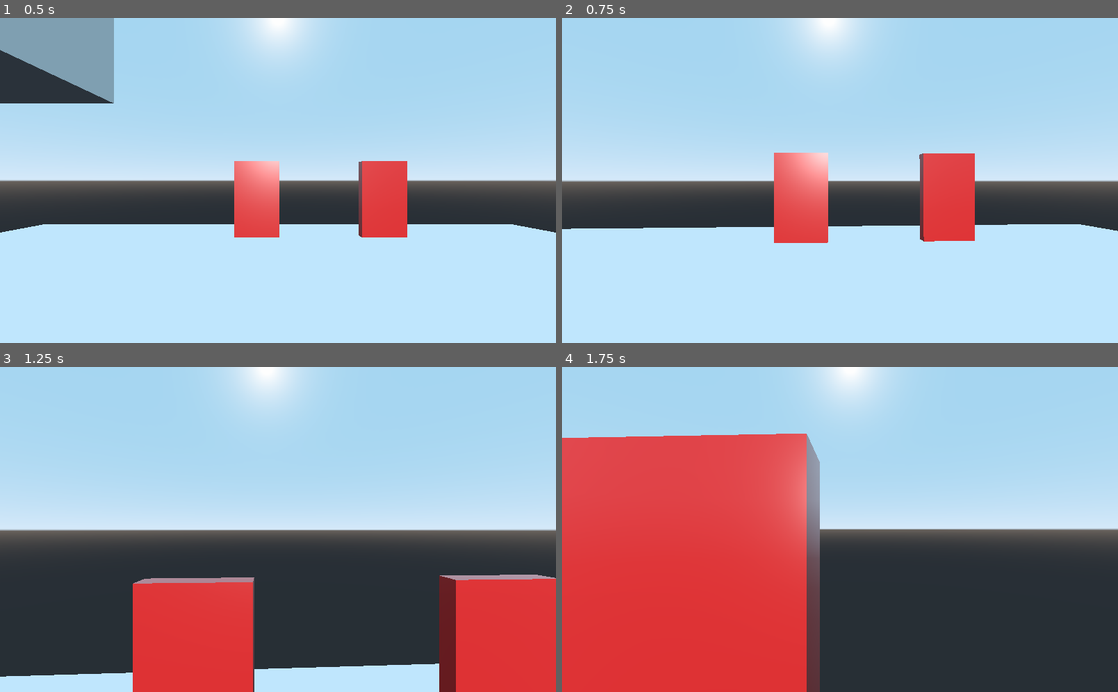
Above: before the commit, frames 1-4 (two rows, left to right).
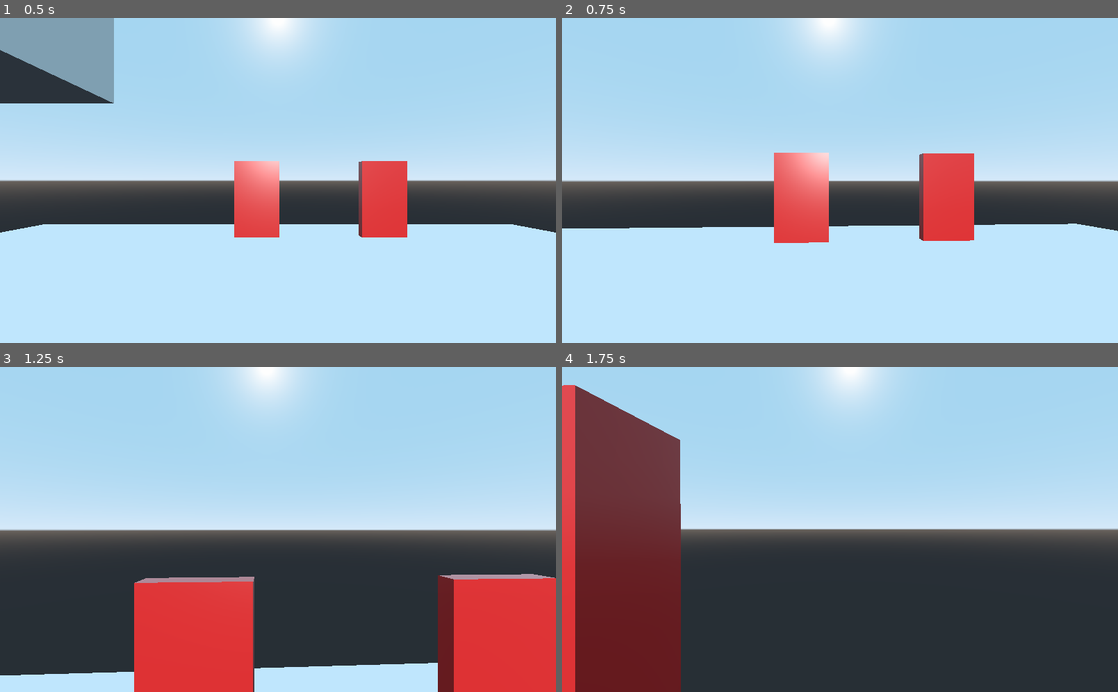
Above: after the commit, the same moments.

Repository: alizardguy/Godot-3D-test-game
Game: Godot game, scene res://Scenes/debugScene.tscn
Same seed, same stepped clock (60 frames per second), same inputs: the game is played once before the commit and once after it.
Inputs (mouse positions are in pixels of both pictures, inside the frame that each line leads up to):
- Up to frame 1 (0.5 s): no input
- Up to frame 2 (0.75 s): tap Enter at 0.5 s; move the mouse to (867, 180) at 0.52 s; hold W (move_forward) from 0.53 s (still down); tap C (move_crouch) at 0.6 s
- Up to frame 3 (1.25 s): keep holding W (move_forward); tap Space (move_jump) at 0.77 s
- Up to frame 4 (1.75 s): keep holding W (move_forward); move the mouse to (812, 529) at 1.27 s; tap E (player_interact) at 1.35 s; tap Space (move_jump) at 1.52 s

Frame 1 is identical in both runs. In frame 2, 0.1% of the frame differs, in the area x 0-100%, y 41-70%; in frame 3, 0.6%; in frame 4, 36%, in the area x 0-47%, y 5-100%.

Commit message:
made character harder to control mid-air

Diff:
--- a/src/Prefabs/Player/Avatar.gd
+++ b/src/Prefabs/Player/Avatar.gd
@@ -4,6 +4,7 @@
 # player move vars
 var speed = 7;
 var acceleration = 20;
+var accelerationDefault = 20;
 var gravityOld = 9.8;
 var gravityVec = Vector3(0,9.8,0);
 var jump = 5;
@@ -98,10 +99,15 @@
 		fall.y -= gravityVec.y * delta;
 		fall.x -= gravityVec.x * delta;
 		fall.z -= gravityVec.z * delta;
+		acceleration = 2;
 
 	if is_on_floor() or is_on_ceiling() or is_on_wall():
-		fall.z = 0;
-		fall.x = 0;
+		# redo later; resets the other axis of gravity when player grounds
+		fall.z = gravityVec.z;
+		fall.x = gravityVec.x;
+
+	if is_on_floor():
+		acceleration = accelerationDefault;
 
 func standUpFromCrouch():
 	var headPosCurrent = $head.translation
--- a/src/Scripts/objects/Interaction-objects/jumpPad.gd
+++ b/src/Scripts/objects/Interaction-objects/jumpPad.gd
@@ -5,10 +5,6 @@
 # Called when the node enters the scene tree for the first time.
 func _ready():
 	BoostDirection = global_transform.basis.y * 9;
-	print(BoostDirection)
-	pass
-
-func _physics_process(_delta):
 	pass
 
 func _on_Area_body_entered(body):
